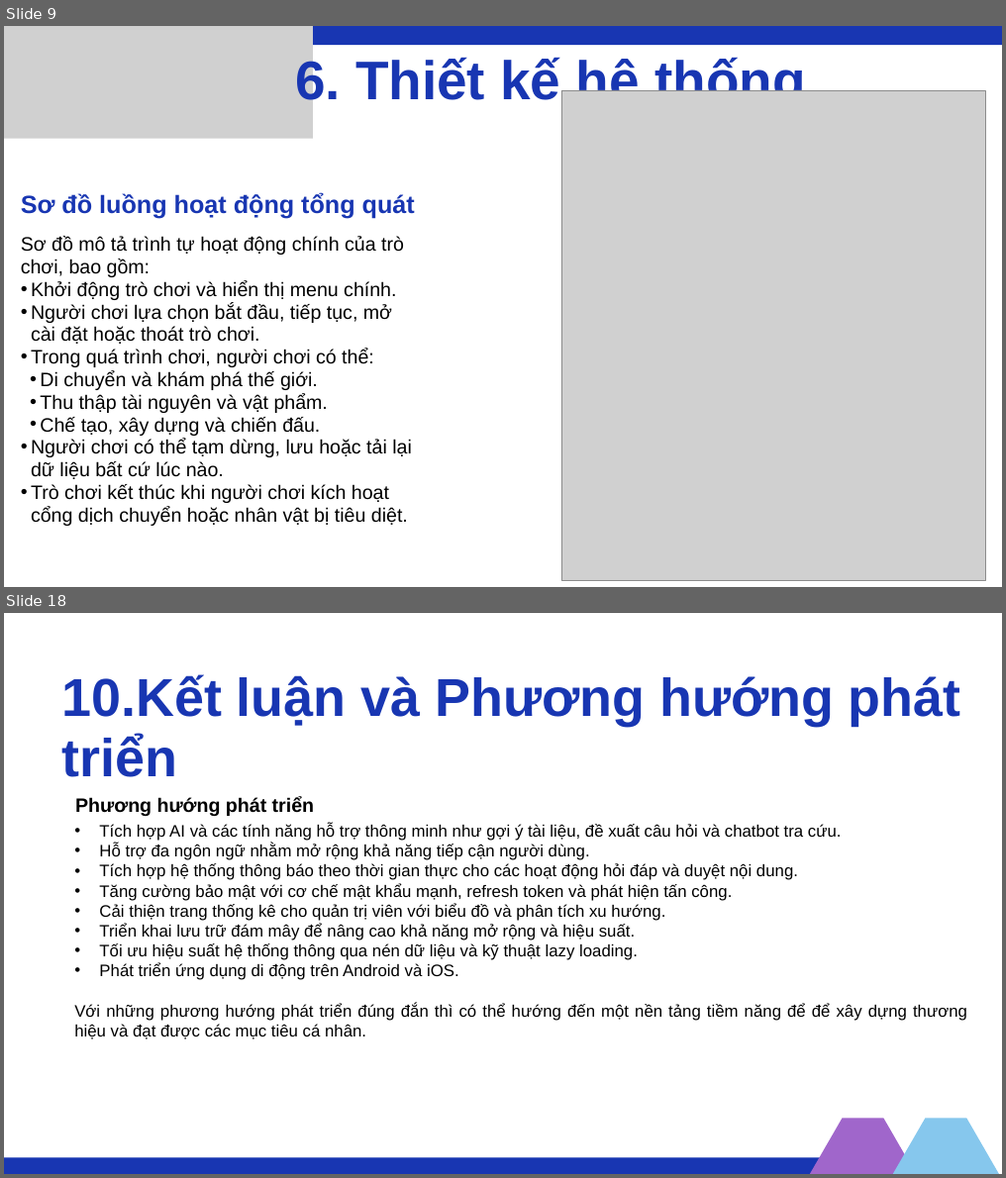
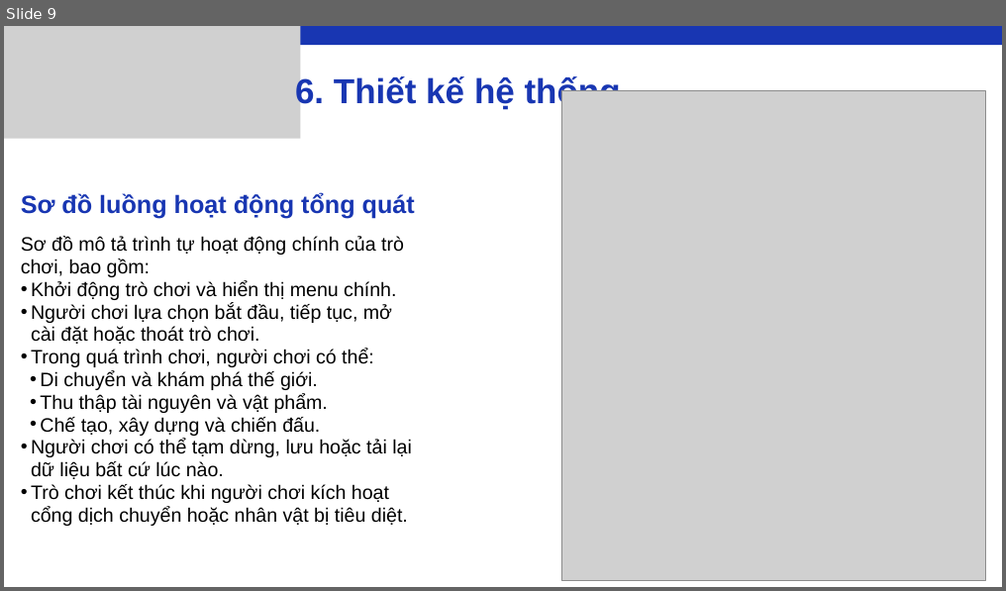
Before and after one commit to HaGiaLoc/tn-da22ttd-110122103-hagialoc-xaydungtrochoisinhton2d, a slide deck: thesis/abs/tn_slide.pptx. Shown one above the other, each under a label of ours: slides 9 and 18 before the commit, slide 9 after it; the slides between them are not shown. The pictures are 1006x1178 and 1006x591 pixels, drawn with LibreOffice and Linux fonts; fonts in the diff are those of the drawing; grey boxes stand for pictures. Boxes give left, top, right and bottom in pixels: in the first picture for what was removed or moved away, otherwise in the second. Text is boxed around its words. In the diff, an @@ line names an element or a change of style, - is before the commit and + after.

```diff
--- a/thesis/abs/tn_slide.pptx
+++ b/thesis/abs/tn_slide.pptx
@@ slide 18 removed at [4,613,1002,1174], background #FFFFFF @@
@@ text removed at [61,674,961,777] @@
-10.Kết luận và Phương hướng phát triển
@@ text removed at [75,797,314,816] @@
-Phương hướng phát triển
@@ text removed at [74,823,967,1040] @@
-• Tích hợp AI và các tính năng hỗ trợ thông minh như gợi ý tài liệu, đề xuất câu hỏi và chatbot tra cứu.
-• Hỗ trợ đa ngôn ngữ nhằm mở rộng khả năng tiếp cận người dùng.
-• Tích hợp hệ thống thông báo theo thời gian thực cho các hoạt động hỏi đáp và duyệt nội dung.
-• Tăng cường bảo mật với cơ chế mật khẩu mạnh, refresh token và phát hiện tấn công.
-• Cải thiện trang thống kê cho quản trị viên với biểu đồ và phân tích xu hướng.
-• Triển khai lưu trữ đám mây để nâng cao khả năng mở rộng và hiệu suất.
-• Tối ưu hiệu suất hệ thống thông qua nén dữ liệu và kỹ thuật lazy loading.
-• Phát triển ứng dụng di động trên Android và iOS.
-Với những phương hướng phát triển đúng đắn thì có thể hướng đến một nền tảng tiềm năng để để xây dựng thương hiệu và đạt được các mục tiêu cá nhân.
@@ freeform shape removed at [775,1118,949,1174] @@
@@ freeform shape removed at [858,1118,1002,1174] @@
@@ rectangle removed at [4,1157,902,1174] @@
@@ slide 9 changed as well @@
@@ picture: place and size @@
-picture at [4,26,313,138]
+picture at [4,26,300,138]
@@ text "6. Thiết kế hệ thống" at [295,75,621,109]: size 78.5 to 50 pt @@
```
Also in this commit, not shown: 8 other slides changed, 6 slides added, 8 other slides removed.
